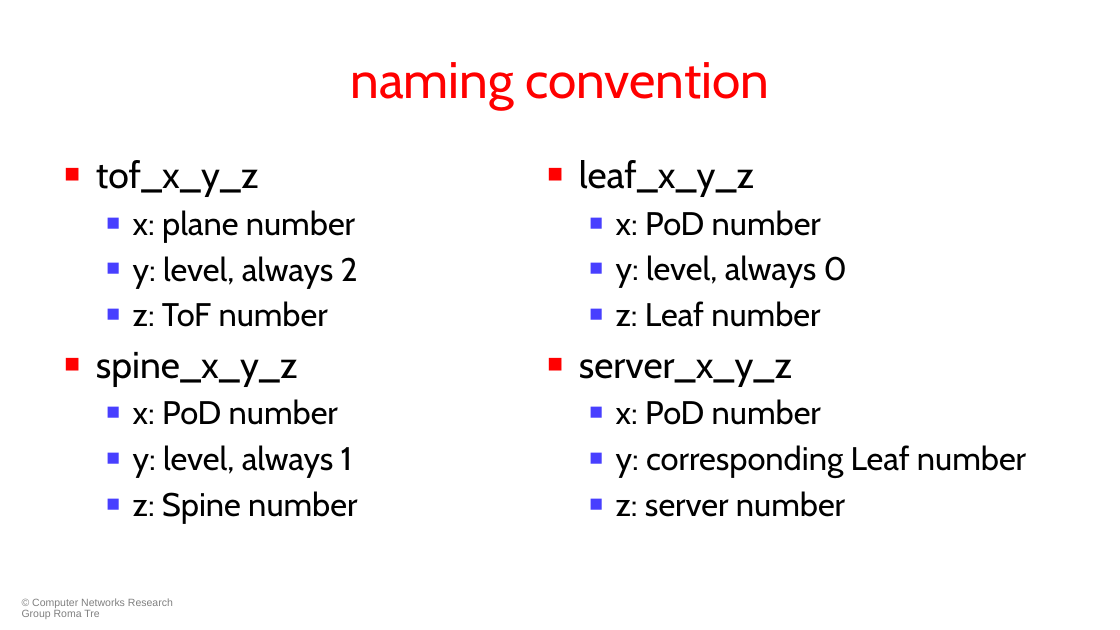
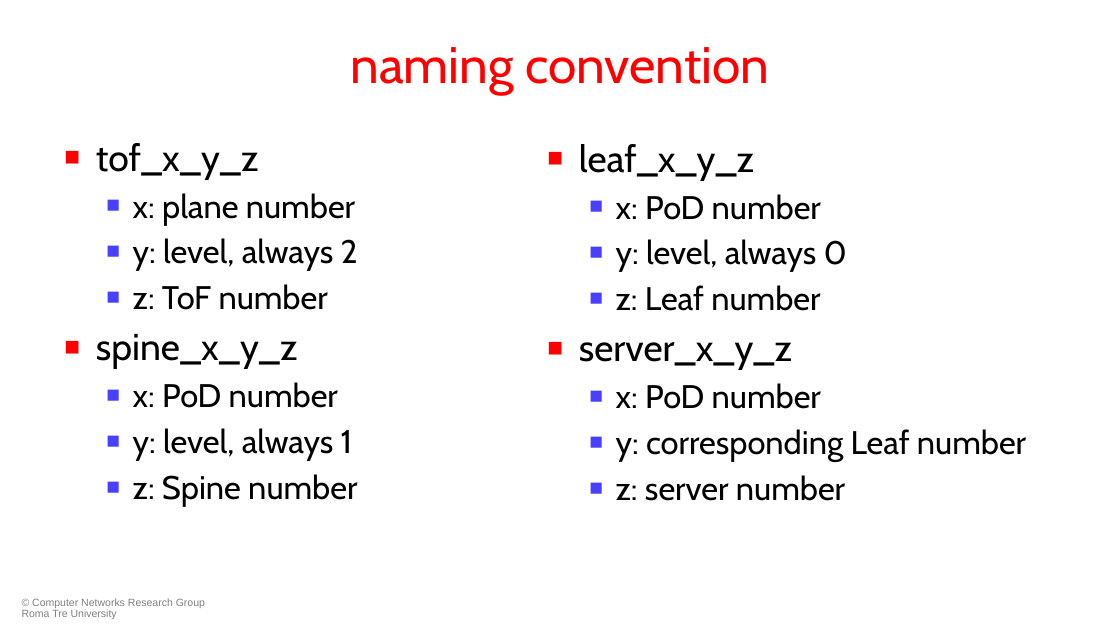
Before and after one commit to KatharaFramework/Kathara-Labs, a slide deck: slide 30 of main-labs/data-center-routing/data-center-bgp/051-kathara-lab_data-center-bgp.pptx. Drawn at 1120x630 pixels with LibreOffice and Linux fonts; fonts in the diff are those of the drawing; background and template pictures are left out. Boxes give left, top, right and bottom in pixels: in the first picture for what was removed or moved away, otherwise in the second. Text is boxed around its words. In the diff, an @@ line names an element or a change of style, - is before the commit and + after.

```diff
--- a/main-labs/data-center-routing/data-center-bgp/051-kathara-lab_data-center-bgp.pptx
+++ b/main-labs/data-center-routing/data-center-bgp/051-kathara-lab_data-center-bgp.pptx
@@ title "naming convention": place and size @@
-title "naming convention" at bbox=[350, 62, 769, 109]
+title "naming convention" at bbox=[350, 47, 769, 94]
@@ text "tof_x_y_z": place and size @@
-text "tof_x_y_z" at bbox=[96, 160, 358, 524]
+text "tof_x_y_z" at bbox=[96, 143, 358, 507]
@@ text "leaf_x_y_z": place and size @@
-text "leaf_x_y_z" at bbox=[579, 160, 1026, 517]
+text "leaf_x_y_z" at bbox=[579, 144, 1026, 501]
@@ text at bbox=[22, 598, 205, 619]: text changed @@
-© Computer Networks Research Group Roma Tre
+© Computer Networks Research Group Roma Tre University
```
Also in this commit, not shown: 39 other slides changed, 1 slide removed, 4 other files.
